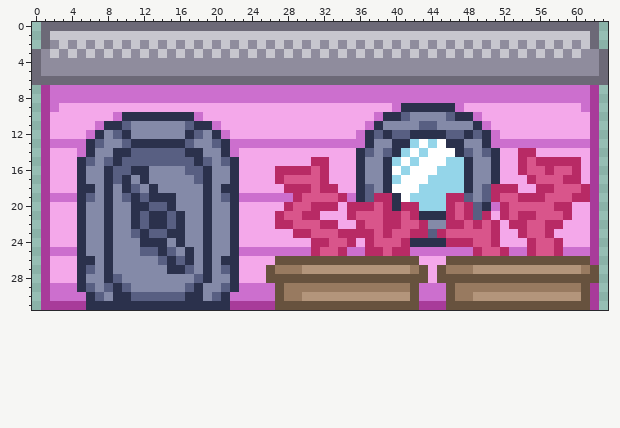
A pixel-art sprite gets an edit: assets/Houses/house_2x1_a.png. The first picture shows the starting point.
The file is 64x32 pixels.
After the commit:
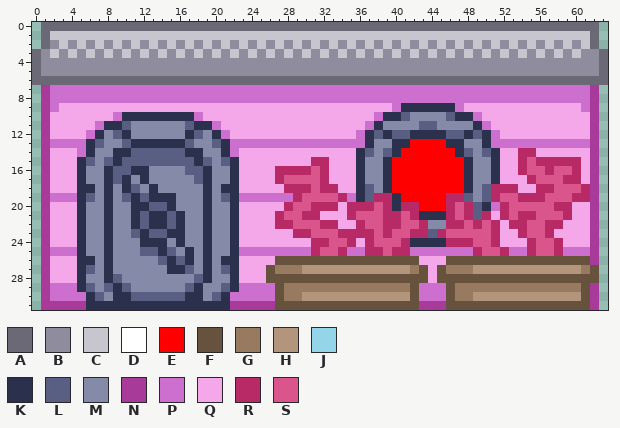
Palette (. is transparent): A #6c6977  B #8f8c9d  C #c7c6ce  D #ffffff  E #ff0000  F #67523e  G #987a60  H #b3957b  J #94d5e9  K #2b314c  L #585f82  M #848aa8  N #a83b9a  P #cc6fce  Q #f4a8ea  R #b82a65  S #d9558b
Log entry: updated house graphics to use day/night windows
Edits made:
{"y":13,"x":42,"old":"JDJD","new":"EEEE"}
{"y":14,"x":41,"old":"JDJDDD","new":"EEEEEE"}
{"y":15,"x":40,"old":"JDJDDDJJ","new":"EEEEEEEE"}
{"y":16,"x":40,"old":"DJDDDJJJ","new":"EEEEEEEE"}
{"y":17,"x":40,"old":"JDDDJJJJ","new":"EEEEEEEE"}
{"y":18,"x":40,"old":"DDDJJJJJ","new":"EEEEEEEE"}
{"y":19,"x":41,"old":"DJJJJ","new":"EEEEE"}
{"y":20,"x":43,"old":"JJJ","new":"EEE"}
{"label":"changed","picture_box":[392,139,464,211]}
